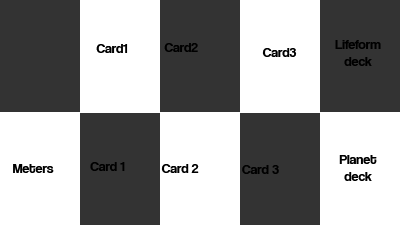
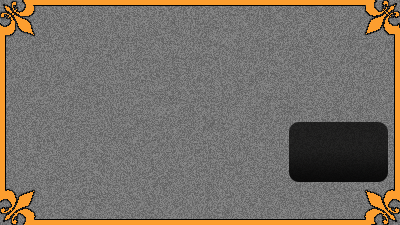
Layer changes from the first 400px x 225px image to the second:
added layer "Layer 4" (hard light) above "Rounded Rectangle 1" over <box>289,122,388,182</box>
added layer "Layer 2" above "Rectangle 1 copy 2" over <box>0,0,400,225</box>
hid "Card3" over <box>262,48,297,57</box>
hid "Card2" over <box>164,43,198,52</box>
hid "Card1" over <box>96,44,128,53</box>
hid "Lifeform deck" over <box>335,40,381,66</box>
hid "Meters" over <box>13,164,54,173</box>
hid "Card 3" over <box>242,165,279,174</box>
hid "Card 2" over <box>161,164,199,173</box>
hid "Card 1" over <box>90,162,125,171</box>
hid "Planet deck" over <box>339,155,377,181</box>
hid "Layer 1 copy 4", painted on it over <box>320,0,400,112</box>
hid "Layer 1 copy 3", painted on it over <box>240,113,320,225</box>
hid "Layer 1 copy 2", painted on it over <box>160,0,240,112</box>
hid "Layer 1 copy", painted on it over <box>80,113,160,225</box>
hid "Layer 1", painted on it over <box>0,0,80,112</box>
added layer "Layer 3" above "Background" over <box>0,0,400,225</box>
